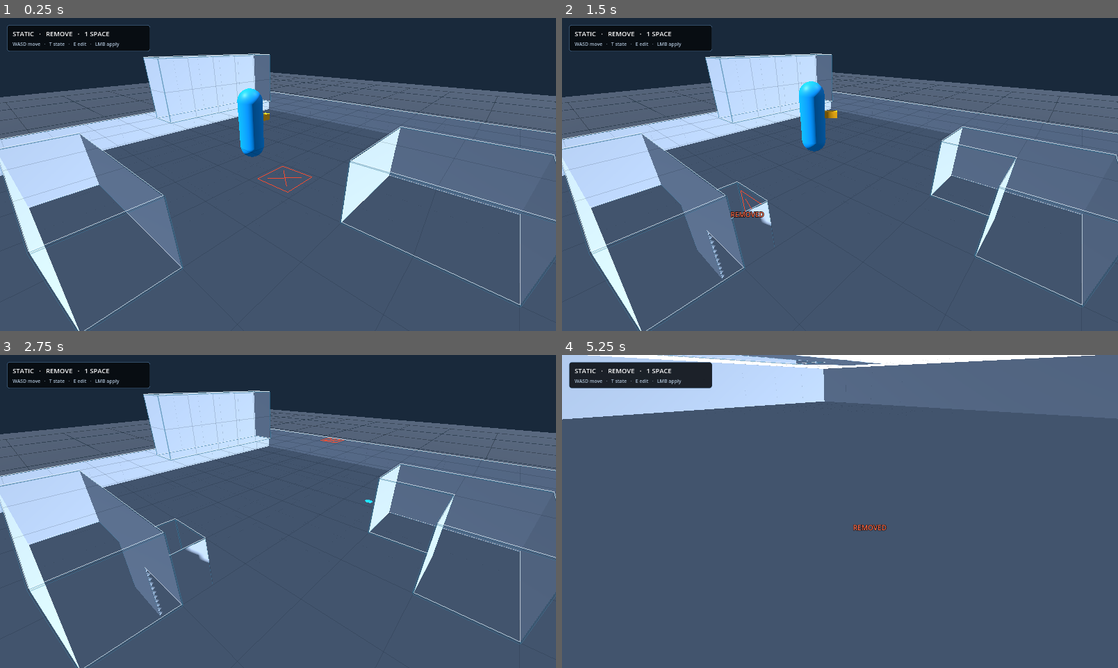
Above: before the commit, frames 1-4 (two rows, left to right).
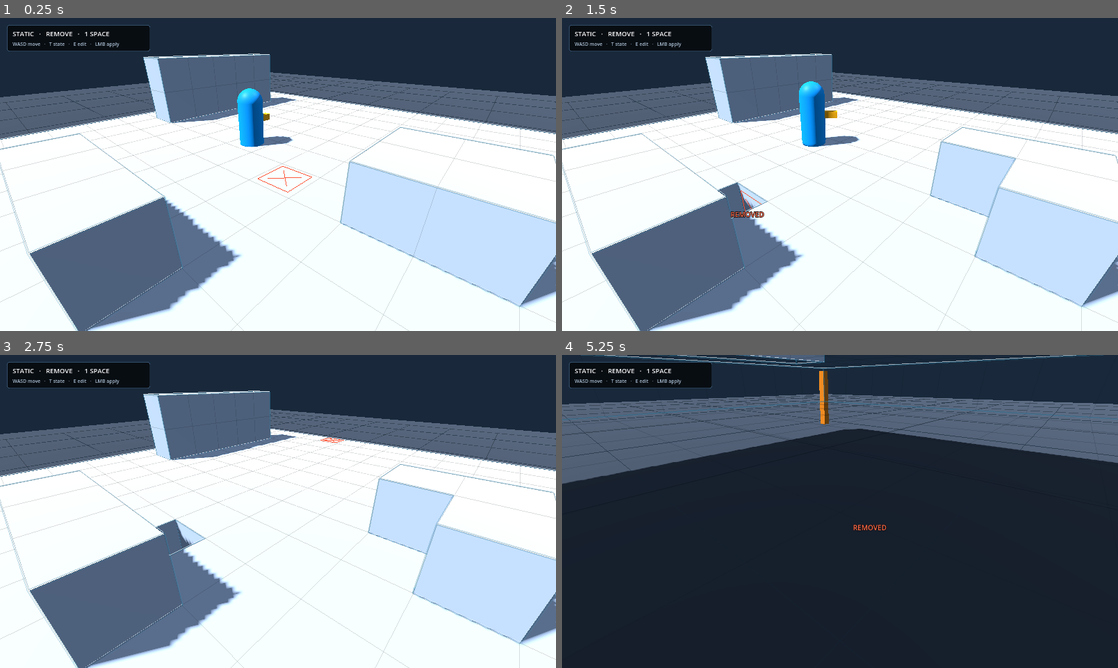
Above: after the commit, the same moments.

Repository: Jozzpoly/FrameMatter-Lab
Game: Godot game, scene res://p1/main.tscn
The game is run twice, just before and just after one commit, with the same random seed, the same clock (stepped at 60 frames per second) and the same inputs.
Inputs (mouse positions are in pixels of both pictures, inside the frame that each line leads up to):
- Up to frame 1 (0.25 s): no input
- Up to frame 2 (1.5 s): tap Enter at 0.5 s; move the mouse to (962, 158) at 0.52 s; press the mouse at (962, 158) at 0.53 s; hold D (p1_move_right) 0.53-1.25 s; tap Space (p1_jump) at 0.77 s; release the mouse at (962, 158) at 1.25 s; drag from (728, 190) to (812, 237) at 1.27 s
- Up to frame 3 (2.75 s): move the mouse to (333, 442) at 2.02 s; hold D (p1_move_right) from 2.03 s (still down); hold K (p1_recover) from 2.03 s (still down)
- Up to frame 4 (5.25 s): release D (p1_move_right) at 2.75 s; release K (p1_recover) at 2.75 s; drag from (812, 574) to (673, 464) at 2.77 s; move the mouse to (1006, 558) at 3.52 s; hold A (p1_move_left) 3.53-4.25 s; tap F at 3.6 s; tap Space (p1_jump) at 3.77 s; drag from (673, 464) to (756, 433) at 4.27 s; move the mouse to (867, 511) at 5.02 s; hold S (p1_move_back) from 5.03 s (still down); tap C at 5.1 s; click (867, 511) at 5.17 s

The runs differ from the first frame. In frame 1, 64% of the frame differs, in the area x 0-100%, y 11-100%; in frame 2, 64%; in frame 3, 65%; in frame 4, 84%, in the area x 0-100%, y 0-100%.
Error in both runs: Invalid call. Nonexistent function 'get_global_transform_interpolated' in base 'Node3D (SpaceQueryCharacter)'. (res://p1/camera_rig.gd:112)

Commit message:
Fix CellMesher front-face winding

Diff:
--- a/matter/cell_mesher.gd
+++ b/matter/cell_mesher.gd
@@ -19,6 +19,13 @@
 	Vector3(0, 0, -1),
 ]
 
+# FACE_VERTICES remains the shared logical face/triangle template used by
+# presentation consumers as well as this mesher. Its stored triangle order has
+# geometric cross products aligned with FACE_NORMALS, while Godot renders
+# clockwise triangle winding as the front side. build_mesh() therefore reverses
+# each stored triangle at emission time so the visible front face and authored
+# outward normal agree without silently changing the presentation consumers'
+# face-corner assumptions.
 const FACE_VERTICES := [
 	[Vector3(1, 0, 0), Vector3(1, 1, 0), Vector3(1, 1, 1), Vector3(1, 0, 0), Vector3(1, 1, 1), Vector3(1, 0, 1)],
 	[Vector3(0, 0, 1), Vector3(0, 1, 1), Vector3(0, 1, 0), Vector3(0, 0, 1), Vector3(0, 1, 0), Vector3(0, 0, 0)],
@@ -27,6 +34,8 @@
 	[Vector3(1, 0, 1), Vector3(1, 1, 1), Vector3(0, 1, 1), Vector3(1, 0, 1), Vector3(0, 1, 1), Vector3(0, 0, 1)],
 	[Vector3(0, 0, 0), Vector3(0, 1, 0), Vector3(1, 1, 0), Vector3(0, 0, 0), Vector3(1, 1, 0), Vector3(1, 0, 0)],
 ]
+
+const TRIANGLE_FRONT_ORDER := [0, 2, 1]
 
 
 static func count_exposed_faces(volume: CellVolume) -> int:
@@ -61,8 +70,10 @@
 				for face_index in range(FACE_DIRECTIONS.size()):
 					if volume.get_cell(cell + FACE_DIRECTIONS[face_index]) != CellVolume.EMPTY:
 						continue
-					for vertex in FACE_VERTICES[face_index]:
-						surface.set_normal(FACE_NORMALS[face_index])
-						surface.add_vertex(origin + vertex)
+					var face_vertices: Array = FACE_VERTICES[face_index]
+					for triangle_start in [0, 3]:
+						for local_index in TRIANGLE_FRONT_ORDER:
+							surface.set_normal(FACE_NORMALS[face_index])
+							surface.add_vertex(origin + Vector3(face_vertices[triangle_start + local_index]))
 
 	return surface.commit(mesh)
